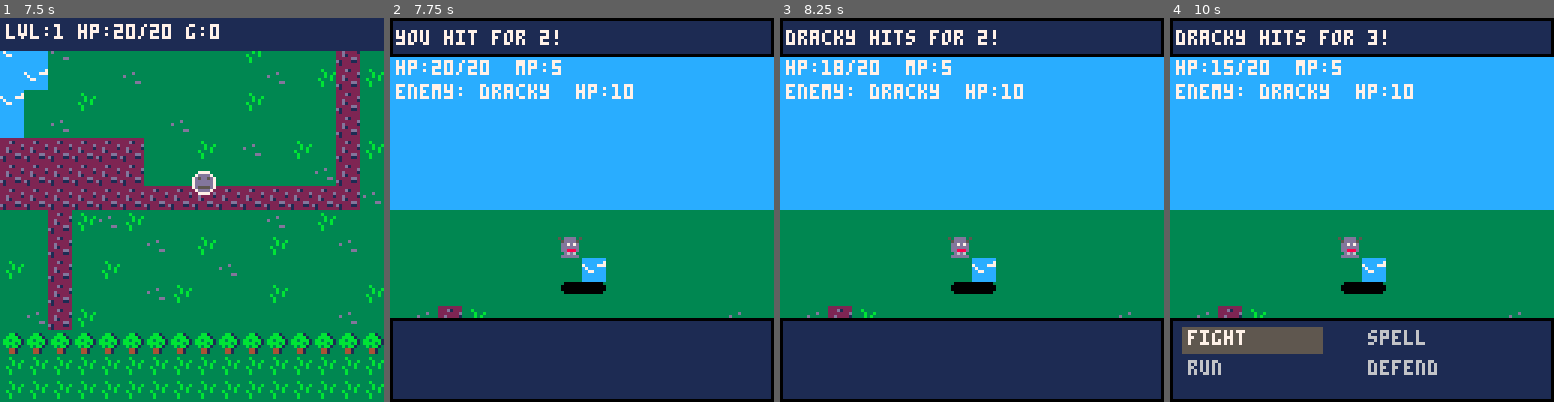
Above: before the commit, frames 1-4 (left to right).
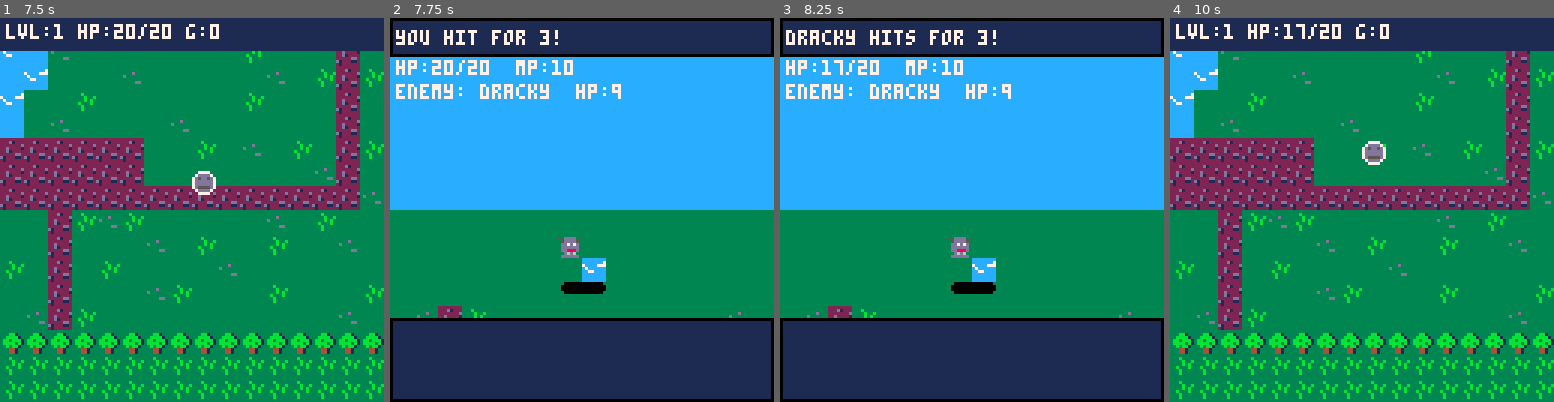
Above: after the commit, the same moments.

Repository: matthurtado/PicoRPG
Game: PICO-8 cartridge assets/base.p8
The game is run twice, just before and just after one commit, with the same random seed, the same clock (stepped at 60 frames per second) and the same inputs.
Inputs:
- Up to frame 1 (7.5 s): tap X (X key) at 0.33, 1.07, 1.85, 2.97, 4.08, 5.2, 6.32, 7.43 s; tap O (Z key) at 0.7, 1.7, 2.1, 2.5, 2.9, 3.3, 3.7, 4.1, 4.5, 4.9, 5.3, 5.7, 6.1, 6.5, 6.9, 7.3 s; hold Right 1.6-2.1 s; hold Up 2.15-2.42 s; hold Right 2.47-3.03 s; hold Left 3.08-3.58 s; hold Down 3.63-3.97 s; hold Right 4.02-4.68 s; hold Up 4.73-5.03 s; hold Left 5.08-5.68 s; hold Down 5.73-6.03 s; hold Right 6.08-6.58 s; hold Right 6.63-7.13 s; hold Up 7.18-7.45 s
- Up to frame 2 (7.75 s): hold Right from 7.5 s (still down); tap O (Z key) at 7.7 s
- Up to frame 3 (8.25 s): release Right at 8.07 s; tap O (Z key) at 8.1 s; hold Left from 8.12 s (still down)
- Up to frame 4 (10 s): tap O (Z key) every 0.4 s from 8.5 to 9.7 s; tap X (X key) at 8.55, 9.67 s; release Left at 8.62 s; hold Down 8.67-9 s; hold Right 9.05-9.72 s; hold Up from 9.77 s (still down)

Frame 1 is identical in both runs. In frame 2, 0.3% of the frame differs, in the area x 39-64%, y 4-22%; in frame 3, 0.3%; in frame 4, 67%, in the area x 0-100%, y 0-100%.

Commit message:
al gore ithms

Diff:
--- a/assets/base.p8
+++ b/assets/base.p8
@@ -10,6 +10,7 @@
 #include ../src/systems/menu.lua
 #include ../src/systems/overworld.lua
 #include ../src/systems/battle.lua
+#include ../src/systems/al_gore_ithms.lua
 #include ../src/systems/core.lua
 
 __gfx__
--- /dev/null
+++ b/src/systems/al_gore_ithms.lua
@@ -0,0 +1,25 @@
+function SYS.battle.can_escape(hero, enemy)
+    return rnd()<0.5
+end
+
+SYS.battle.damage = {}
+
+function SYS.battle.damage.physical(attacker, defender)
+    return max(1, attacker.atk - defender.def + flr(rnd(3))-1)
+end
+
+function SYS.battle.damage.defend(dmg)
+    return max(1, flr(dmg / 2))
+end
+
+function SYS.battle.damage.spell(spell, defender)
+    local base_dmg = max(1, (spell and spell.pow or 0) + flr(rnd(3)) - defender.def)
+    return SYS.battle.damage.spell_mult_vs_enemy(defender, spell.name, base_dmg)
+end
+
+function SYS.battle.damage.spell_mult_vs_enemy(enemy, spell_name, base_dmg)
+  local m = 1.0
+  if SYS.util.list_has(enemy.weaknesses,  spell_name) then m = m * 2.0 end
+  if SYS.util.list_has(enemy.resistances, spell_name) then m = m * 0.5 end
+  return max(1, flr(base_dmg * m)), m
+end
--- a/src/systems/battle.lua
+++ b/src/systems/battle.lua
@@ -24,13 +24,6 @@
   STATE.gamestate = "battle"
 end
 
-local function spell_mult_vs_enemy(enemy, spell_name)
-  local m = 1.0
-  if SYS.util.list_has(enemy.weaknesses,  spell_name) then m = m * 2.0 end
-  if SYS.util.list_has(enemy.resistances, spell_name) then m = m * 0.5 end
-  return m
-end
-
 function SYS.battle.update()
   local b = STATE.battle
   if not b then return end
@@ -71,7 +64,7 @@
   if SYS.input.confirm() then
     if b.cursor==1 then
       -- fight (basic attack)
-      local dmg=max(1, hero.atk - b.enemy.def + flr(rnd(3))-1)
+      local dmg = SYS.battle.damage.physical(hero, b.enemy)
       b.enemy.hp -= dmg
       if b.enemy.hp<=0 then
         b.enemy.hp=0
@@ -87,14 +80,14 @@
 
     elseif b.cursor==3 then
       -- run
-      if rnd()<0.5 then
+      if SYS.battle.can_escape(hero, b.enemy) then
         say(b, "you got away!", "escape")
       else
         say(b, "can't escape!", "e_act")
       end
 
     elseif b.cursor==4 then
-      -- defend: halve next incoming damage, persists until you're hit
+      -- defend
       hero.defending = true
       say(b, "you brace for impact!", "e_act")
     end
@@ -138,9 +131,7 @@
       else
         -- generic attack spell with weaknesses/resistances
         hero.mp -= cost
-        local base = max(1, (s.pow or 0) + flr(rnd(3)) - b.enemy.def)
-        local mult = spell_mult_vs_enemy(b.enemy, s.name) -- assumes your helper exists
-        local dmg  = max(1, flr(base * mult))
+        local dmg, mult = SYS.battle.damage.spell(s, b.enemy)
 
         b.enemy.hp -= dmg
 
@@ -169,12 +160,12 @@
       -- spell goes off now
       e.charging=false
       local sp=e.spell
-      local dmg=max(1, (sp and sp.pow or 0) + flr(rnd(3)) - hero.def)
+      local dmg,_ = SYS.battle.damage.spell(sp,hero)
 
       -- defend halves next hit, then clears
       local defended = false
       if hero.defending then
-        local nd = max(1, flr(dmg/2))
+        local nd = SYS.battle.damage.defend(dmg)
         if nd < dmg then defended = true end
         dmg = nd
         hero.defending = false
@@ -218,11 +209,11 @@
     end
 
     -- normal attack
-    local dmg=max(1, e.atk - hero.def + flr(rnd(3))-1)
-
-    -- defend halves next hit, then clears
+    local dmg = SYS.battle.damage.physical(e, hero)
+
+    -- defend
     if hero.defending then
-      dmg = max(1, flr(dmg/2))
+      dmg = SYS.battle.damage.defend(dmg)
       hero.defending = false
     end
 
--- a/src/systems/entities.lua
+++ b/src/systems/entities.lua
@@ -3,7 +3,7 @@
 function SYS.entities.init()
   STATE.hero = {
     x=48,y=48, dir=2, moving=false, dx=0,dy=0, spd=1,
-    hp=20,max_hp=20, mp=5, atk=4, def=2, lvl=1, xp=0, g=0,
+    hp=20,max_hp=20, mp=10, atk=4, def=2, lvl=1, xp=0, g=0,
     spr=1
   }
 
